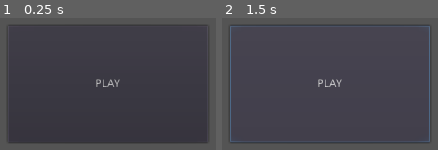
Above: before the commit, frames 1-2 (left to right).
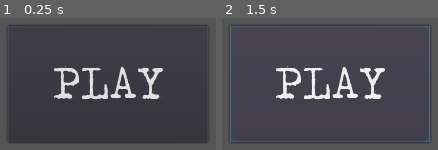
Above: after the commit, the same moments.

Repository: IanWark/VGADGameJamWinter2019
Game: Godot game, scene res://MainMenu.tscn
The game is run twice, just before and just after one commit, with the same random seed, the same clock (stepped at 60 frames per second) and the same inputs.
Inputs:
- Up to frame 1 (0.25 s): no input
- Up to frame 2 (1.5 s): click "PLAY" at 0.5 s; click "PLAY" at 1.25 s

The runs differ from the first frame. In frame 1, 4.4% of the frame differs, in the area x 25-76%, y 36-62%; in frame 2, 4.4%.

Commit message:
Add gitignore, file structure and font

Diff:
--- a/MainMenu.tscn
+++ b/MainMenu.tscn
@@ -1,4 +1,14 @@
-[gd_scene format=2]
+[gd_scene load_steps=3 format=2]
+
+[ext_resource path="res://fonts/tox-typewriter/Tox Typewriter.ttf" type="DynamicFontData" id=1]
+
+[sub_resource type="DynamicFont" id=1]
+
+size = 64
+use_mipmaps = false
+use_filter = false
+font_data = ExtResource( 1 )
+_sections_unfolded = [ "Extra Spacing", "Font", "Settings" ]
 
 [node name="MarginContainer" type="MarginContainer" index="0"]
 
@@ -76,6 +86,7 @@
 mouse_default_cursor_shape = 0
 size_flags_horizontal = 1
 size_flags_vertical = 1
+custom_fonts/font = SubResource( 1 )
 toggle_mode = false
 enabled_focus_mode = 2
 shortcut = null
@@ -83,4 +94,4 @@
 text = "PLAY"
 flat = false
 align = 1
-_sections_unfolded = [ "Rect" ]
+_sections_unfolded = [ "Rect", "custom_fonts" ]
Renamed: icon.png -> art/icon.png
Renamed: splash.png -> art/splash.png
Not shown, changed: art/splash.png.import
Not shown, added: fonts/tox-typewriter/Read me.txt
Binary file added: fonts/tox-typewriter/Tox Typewriter.ttf
Binary file added: fonts/tox-typewriter/Tox_.gif
Not shown, removed: icon.png.import
